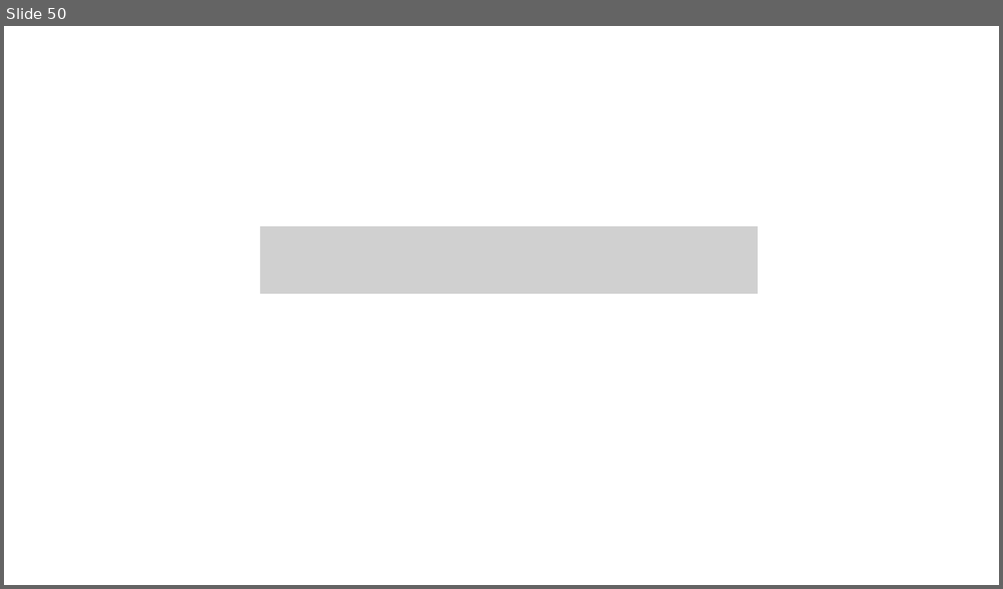
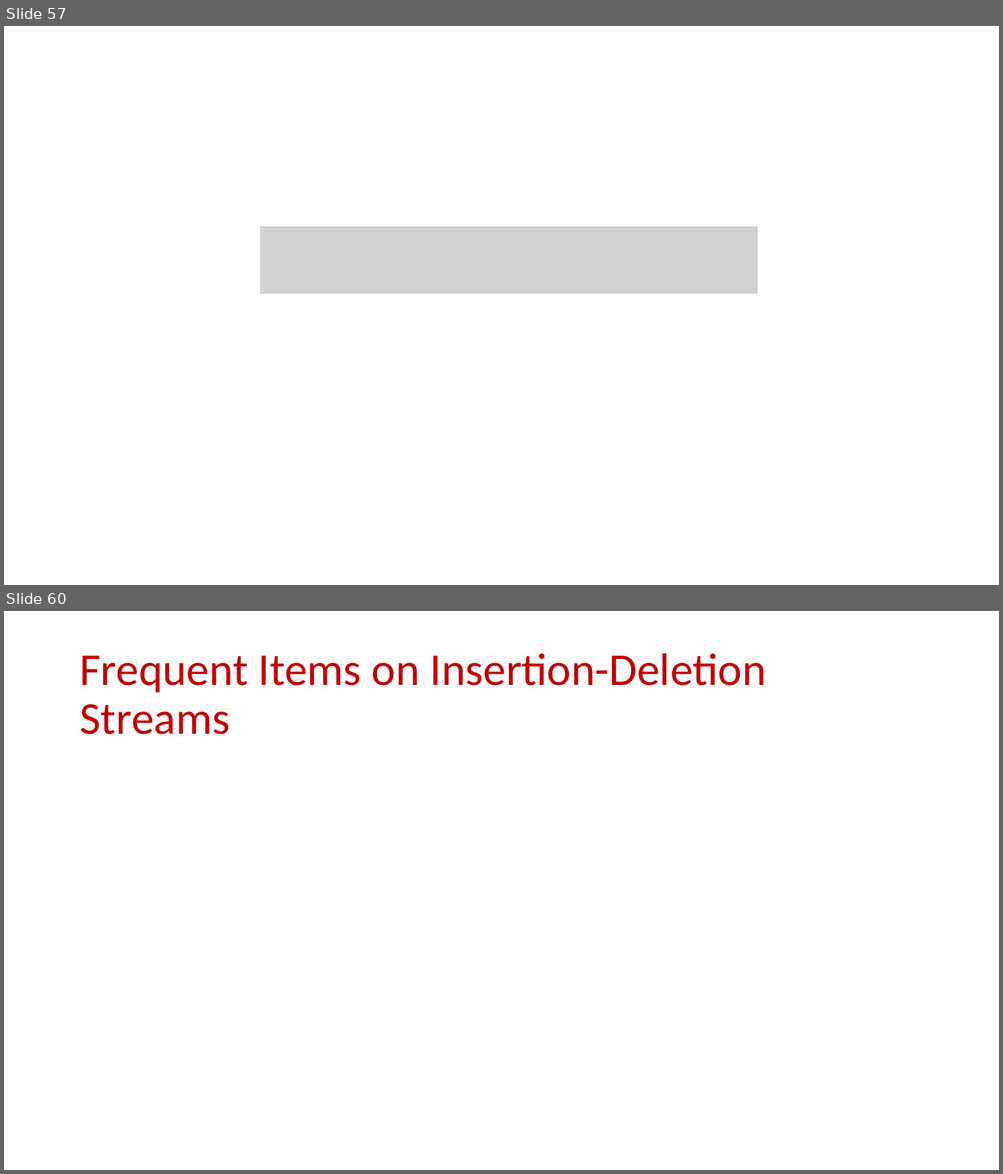
Before and after one commit to samsonzhou/samsonzhou.github.io, a slide deck: CSCE689-23/L10.pptx. Shown one above the other, each under a label of ours: slide 50 before the commit, slides 57 and 60 after it; the slides between them are not shown. The pictures are 1003x589 and 1003x1174 pixels, drawn with LibreOffice and Linux fonts; fonts in the diff are those of the drawing; grey boxes stand for pictures. Boxes give left, top, right and bottom in pixels: in the first picture for what was removed or moved away, otherwise in the second. Text is boxed around its words. In the diff, an @@ line names an element or a change of style, - is before the commit and + after.

```diff
--- a/CSCE689-23/L10.pptx
+++ b/CSCE689-23/L10.pptx
@@ slide 60 added at (4,611,999,1170), background #FFFFFF @@
@@ title added at (79,653,766,735), 44 pt, text #C00000 @@
+Frequent Items on Insertion-Deletion Streams
@@ what was slide 50 is now slide 57 @@
```
Also in this commit, not shown: 8 other slides added, 2 other files.
